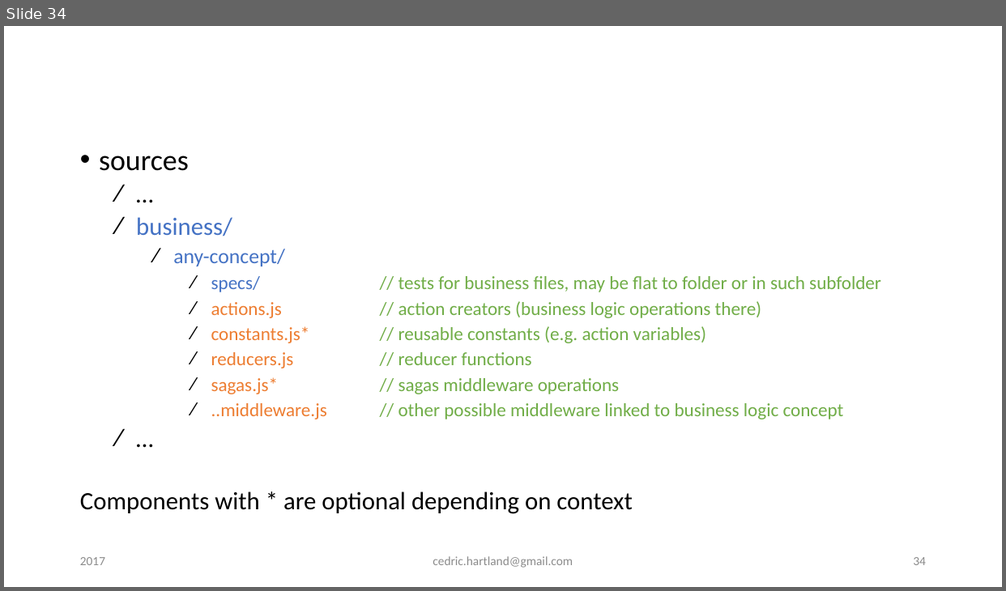
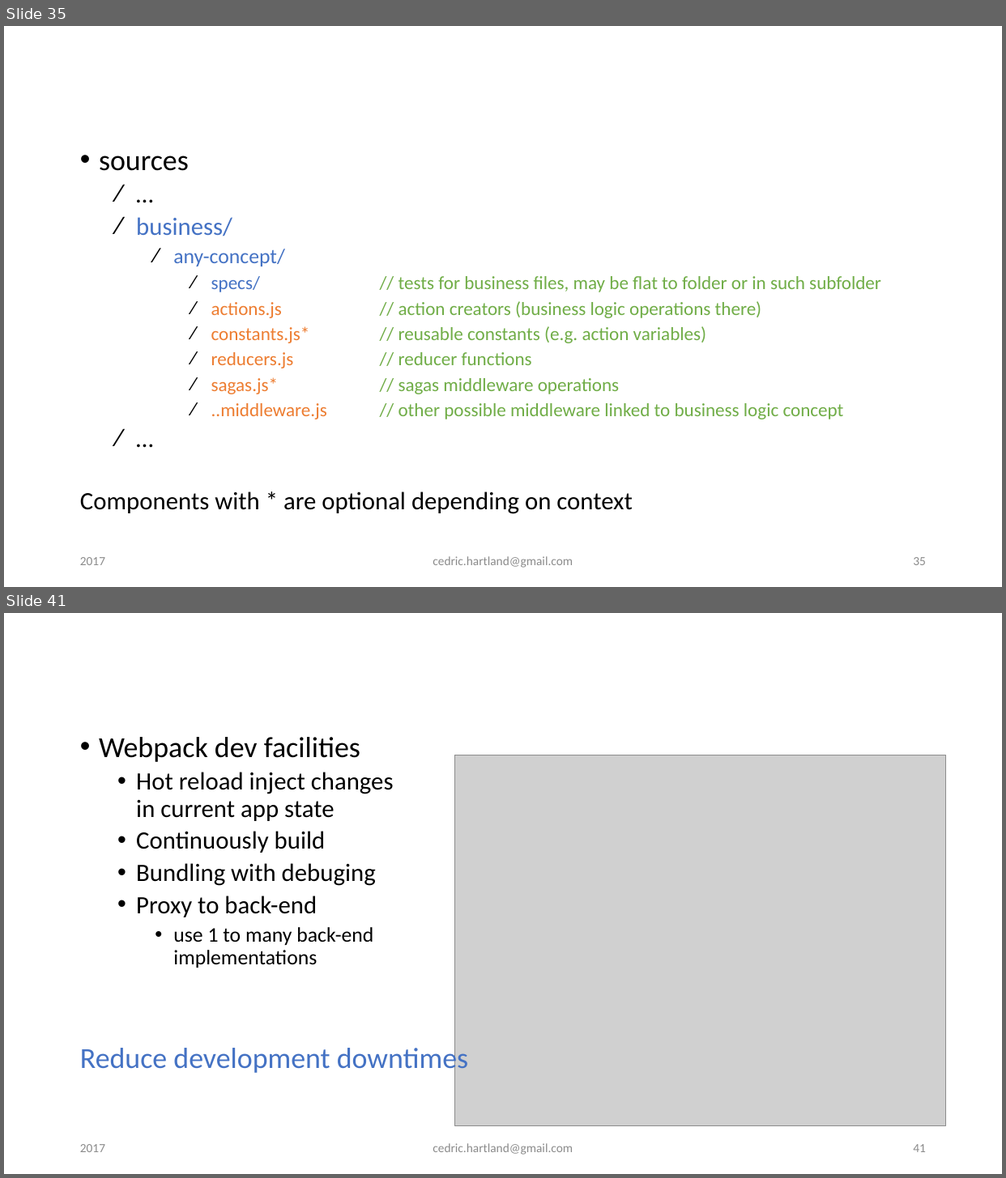
Before and after one commit to gigacool/react-redux-presentation, a slide deck: docs/React & Redux.pptx. Shown one above the other, each under a label of ours: slide 34 before the commit, slides 35 and 41 after it; the slides between them are not shown. The pictures are 1006x591 and 1006x1178 pixels, drawn with LibreOffice and Linux fonts; fonts in the diff are those of the drawing; grey boxes stand for pictures; background and template pictures are left out. Boxes give left, top, right and bottom in pixels: in the first picture for what was removed or moved away, otherwise in the second. Text is boxed around its words. In the diff, an @@ line names an element or a change of style, - is before the commit and + after.

```diff
--- a/docs/React & Redux.pptx
+++ b/docs/React & Redux.pptx
@@ slide 41 added at [4, 613, 1002, 1174], background #FFFFFF @@
@@ title added at [73, 643, 934, 713], 36 pt, text #FFFFFF @@
+Development – faster, better, stronger
@@ text added at [80, 737, 468, 1076], 24 pt, text #000000 @@
+• Webpack dev facilities
+  • Hot reload inject changes
+    in current app state
+  • Continuously build
+  • Bundling with debuging
+  • Proxy to back-end
+    • use 1 to many back-end
+      implementations
+Reduce development downtimes
@@ picture added at [454, 756, 946, 1127] @@
@@ text added at [80, 1144, 105, 1152], 12 pt, text #8C8C8C @@
+2017
@@ text added at [432, 1144, 573, 1155], 12 pt, text #8C8C8C @@
+cedric.hartland@gmail.com
@@ page number added at [913, 1144, 926, 1152], 12 pt, text #8C8C8C @@
+41
@@ what was slide 34 is now slide 35 @@
@@ page number at [913, 557, 926, 565]: text changed @@
-34
+35
```
Also in this commit, not shown: 6 slides changed, 11 other slides added, 5 other files.
